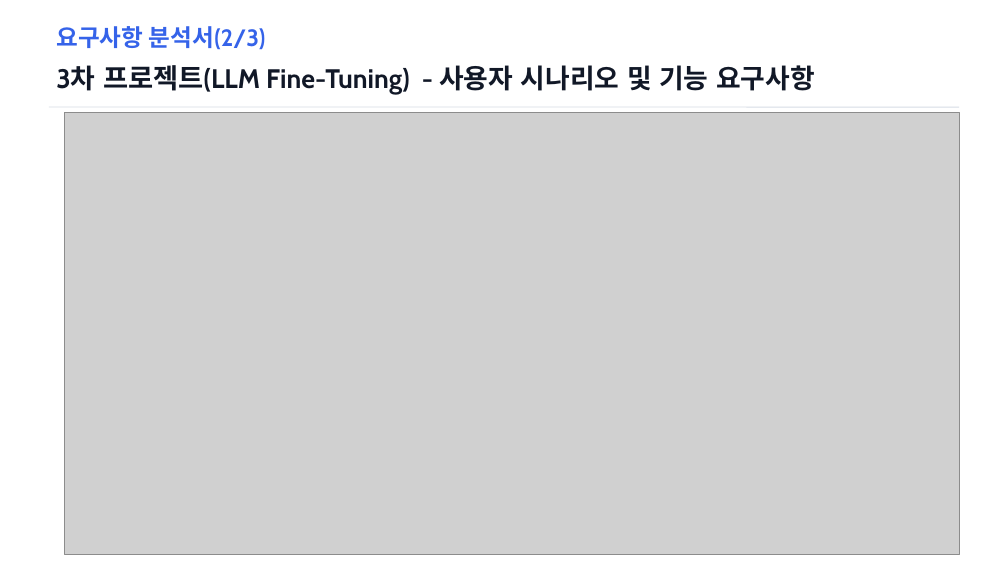
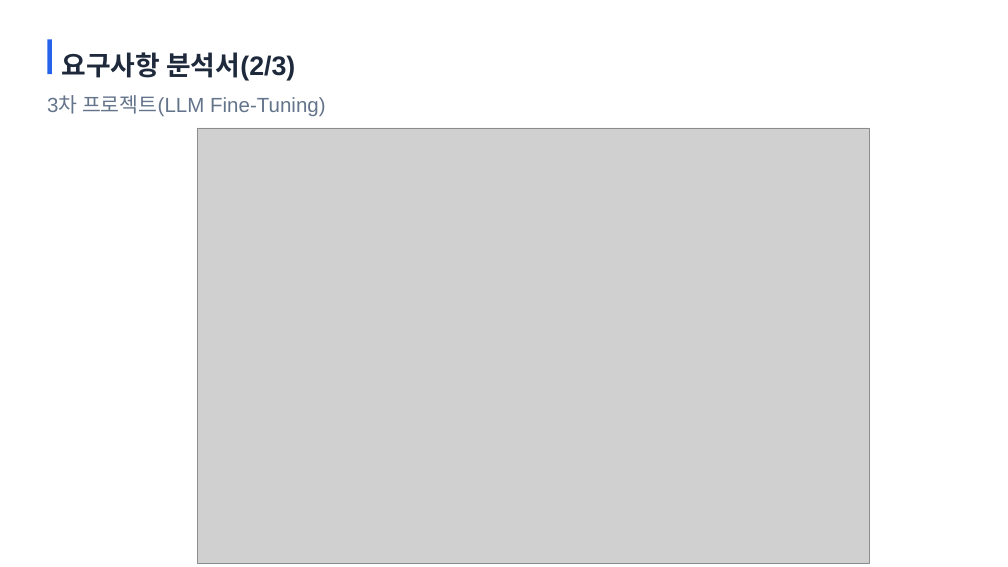
Before and after one commit to ahnjh97/JeongHyunAhn-AI-Project, a slide deck: slide 15 of 1. 프로젝트 수행 결과서.pptx. Drawn at 1008x567 pixels with LibreOffice and Linux fonts; fonts in the diff are those of the drawing; grey boxes stand for pictures; background and template pictures are left out. Boxes give left, top, right and bottom in pixels: in the first picture for what was removed or moved away, otherwise in the second. Text is boxed around its words. In the diff, an @@ line names an element or a change of style, - is before the commit and + after.

```diff
--- a/1. 프로젝트 수행 결과서.pptx
+++ b/1. 프로젝트 수행 결과서.pptx
@@ rectangle added at bbox=[47, 39, 51, 74], fill #2563EB @@
@@ text "요구사항 분석서(2/3)": place and size @@
-text "요구사항 분석서(2/3)" at bbox=[56, 26, 266, 50]
+text "요구사항 분석서(2/3)" at bbox=[61, 52, 295, 81]
@@ text "요구사항 분석서(2/3)" at bbox=[61, 52, 295, 81]: size 22.5 to 25.5 pt, font Cabin to Arial, text colour #3563E9 to #1E293B; line spacing 1 to 1.3 @@
@@ text at bbox=[47, 95, 325, 116]: text changed; size 25.5 to 19.5 pt; font Cabin to Arial; text colour #111827 to #64748B; bold off @@
-3차 프로젝트(LLM Fine-Tuning) - 사용자 시나리오 및 기능 요구사항
+3차 프로젝트(LLM Fine-Tuning)
@@ line removed from (49, 107) to (960, 107) @@
@@ picture: place and size @@
-picture at bbox=[64, 112, 959, 554]
+picture at bbox=[197, 128, 870, 563]
```
Also in this commit, not shown: 26 other slides changed, 8 slides added, 10 slides removed.
